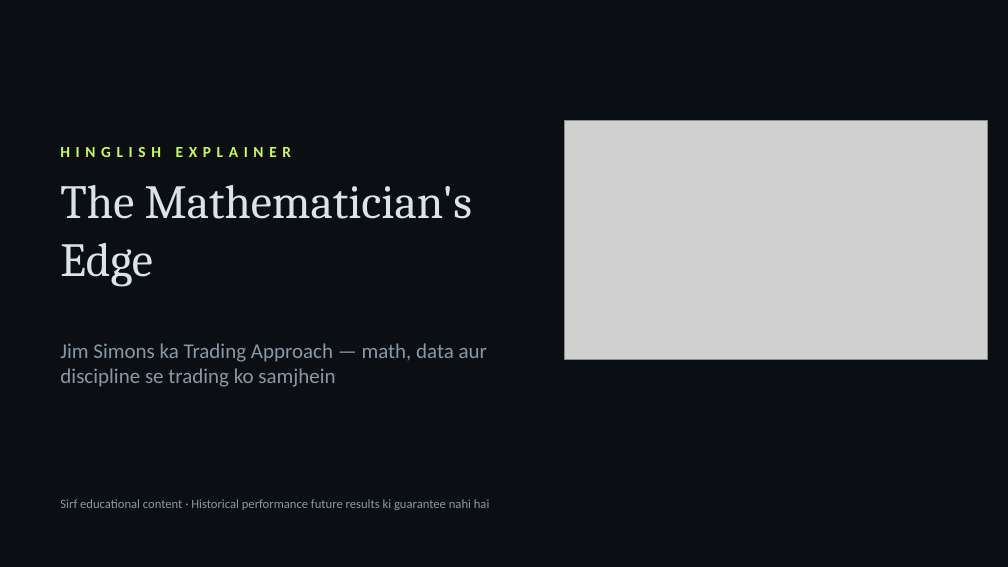
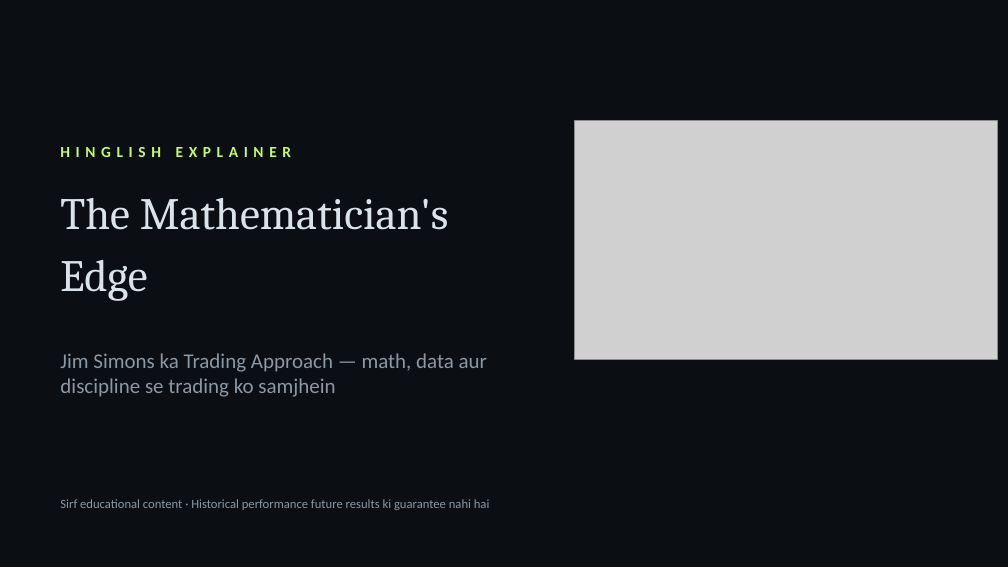
Before and after one commit to kashishchoudhary218-bot/nomi-trades-app, a slide deck: slide 1 of video/jim-simons-documentary/deck/The-Mathematicians-Edge-Hinglish.pptx. Drawn at 1008x567 pixels with LibreOffice and Linux fonts; fonts in the diff are those of the drawing; grey boxes stand for pictures. Boxes give left, top, right and bottom in pixels: in the first picture for what was removed or moved away, otherwise in the second. Text is boxed around its words. In the diff, an @@ line names an element or a change of style, - is before the commit and + after.

```diff
--- a/video/jim-simons-documentary/deck/The-Mathematicians-Edge-Hinglish.pptx
+++ b/video/jim-simons-documentary/deck/The-Mathematicians-Edge-Hinglish.pptx
@@ picture: place and size @@
-picture at [564, 121, 988, 359]
+picture at [575, 121, 998, 359]
@@ text "The Mathematician's" at [60, 198, 449, 301]: size 34 to 32 pt; line spacing 1 to 1.15 @@
@@ text "Jim Simons ka Trading Approach ...": place and size @@
-text "Jim Simons ka Trading Approach ..." at [60, 343, 487, 387]
+text "Jim Simons ka Trading Approach ..." at [60, 353, 487, 397]
```
Also in this commit, not shown: 20 other slides changed, 3 other files.
